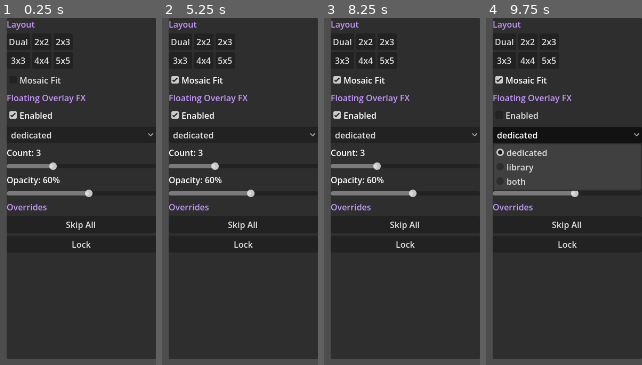
Above: before the commit, frames 1-4 (left to right).
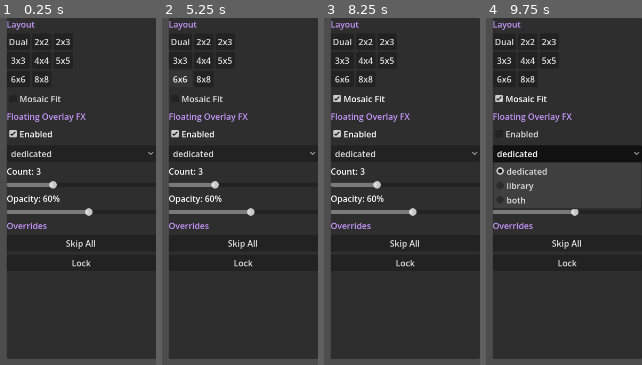
Above: after the commit, the same moments.

Repository: Aidinch69/MediaMixer
Game: Godot game, scene res://main.tscn
Same seed, same stepped clock (60 frames per second), same inputs: the game is played once before the commit and once after it.
Inputs (mouse positions are in pixels of both pictures, inside the frame that each line leads up to):
- Up to frame 1 (0.25 s): no input
- Up to frame 2 (5.25 s): click "Dual" at 0.5 s; click "2x2" at 1.25 s; click "2x3" at 2 s; click "3x3" at 2.75 s; click "4x4" at 3.5 s; click "5x5" at 4.25 s; click (180, 80) at 5 s, where only the run after the commit has a clickable "6x6"
- Up to frame 3 (8.25 s): click (366, 80) at 5.75 s, where only the run after the commit has a clickable "8x8"; click "Skip All" at 6.5 s; click "Skip All" at 7.25 s; click "Mosaic Fit" at 8 s
- Up to frame 4 (9.75 s): click "Enabled" at 8.75 s; click "dedicated" at 9.5 s

The runs differ from the first frame. In frame 1, 7.0% of the frame differs, in the area x 4-99%, y 16-72%; in frame 2, 7.0%; in frame 3, 7.1%; in frame 4, 14%, in the area x 4-100%, y 16-72%.

Commit message:
Add 6x6/8x8 layout presets, parallelize Godot's transcode queue
Was mid-stress-test (pushing past 5x5 to see how far the Godot client
could scale) when the decision was made to step back to the browser
version instead rather than continue down the native/Godot path -
keeping these as accurate history since they're real, working changes,
not because the Godot direction is the active one right now.

mediamixer/config.py: added grid6x6 (36 tiles) and grid8x8 (64 tiles)
layout presets. Pure additive data, no existing behavior changed -
default_layout stays "dual". These are available to any viewer
(browser included) via /api/layout?mode=grid6x6|grid8x8 even without
dashboard.js UI buttons for them yet.

godot_client/scripts/media_cache.gd: transcode queue now runs up to
MAX_WORKERS=4 concurrent ffmpeg processes instead of one at a time.
Unlike mediamixer/proxy.py's deliberately-serial executor (which
shares a process with live mpv decode it can't afford to starve), this
transcode work runs in a separate ffmpeg process from Godot's own
Theora playback, so there's real CPU headroom on a 16-core machine to
parallelize populating a large grid's worth of distinct clips.

godot_client/scripts/settings_panel.gd: added layout buttons for the
two new presets.

Co-Authored-By: Claude Sonnet 5 <noreply@anthropic.com>

Diff:
--- a/godot_client/scripts/media_cache.gd
+++ b/godot_client/scripts/media_cache.gd
@@ -7,10 +7,15 @@
 ## the existing low-res .proxy.mp4 (already generated by mediamixer.proxy
 ## for dense grids) over the full-res original, since it's already small
 ## and fast to re-encode; only scales down full-res originals that don't
-## have a proxy yet. One transcode at a time, same CPU-contention
-## rationale as mediamixer/proxy.py's single-worker executor.
+## have a proxy yet. Several transcodes run concurrently (MAX_WORKERS) -
+## unlike mediamixer/proxy.py's deliberately-serial executor (which is
+## competing with live mpv decode on the same process), playback here is
+## cheap Theora software decode in a separate process from this encode
+## work, so there's real headroom to parallelize popluating a large grid
+## (6x6, 8x8) without starving anything.
 
 const CACHE_SUBDIR := "theora_cache"
+const MAX_WORKERS := 4
 
 var _media_root: String
 var _proxy_root: String
@@ -18,7 +23,7 @@
 var _cache_root: String
 var _ffmpeg_path: String = ""
 var _queue: Array = []
-var _processing := false
+var _active_workers := 0
 var _ready_paths: Dictionary = {}
 
 
@@ -98,7 +103,7 @@
 
 
 func _process_queue() -> void:
-	if _processing or _queue.is_empty():
+	if _active_workers >= MAX_WORKERS or _queue.is_empty():
 		return
 	if _ffmpeg_path == "":
 		var job = _queue.pop_front()
@@ -106,17 +111,17 @@
 			job.callback.call("")
 		_process_queue()
 		return
-	_processing = true
 	var job = _queue.pop_front()
 	var src := _resolve_source(job.base, job.rel_path)
 	if src.path == "":
-		_processing = false
 		if job.callback.is_valid():
 			job.callback.call("")
 		_process_queue()
 		return
+	_active_workers += 1
 	var thread := Thread.new()
 	thread.start(_transcode_worker.bind(src.path, src.full_res, job, thread))
+	_process_queue()
 
 
 func _transcode_worker(source: String, full_res: bool, job: Dictionary, thread: Thread) -> void:
@@ -140,7 +145,7 @@
 
 func _on_transcode_done(job: Dictionary, ok: bool, thread: Thread) -> void:
 	thread.wait_to_finish()
-	_processing = false
+	_active_workers -= 1
 	if ok:
 		_ready_paths[job.key] = job.cache_path
 	# The tile/floater that requested this clip may have been freed in the
--- a/godot_client/scripts/settings_panel.gd
+++ b/godot_client/scripts/settings_panel.gd
@@ -6,7 +6,8 @@
 ## interactivity loop first.
 
 const LAYOUTS := [["dual", "Dual"], ["grid2x2", "2x2"], ["grid2x3", "2x3"],
-	["grid3x3", "3x3"], ["grid4x4", "4x4"], ["grid5x5", "5x5"]]
+	["grid3x3", "3x3"], ["grid4x4", "4x4"], ["grid5x5", "5x5"],
+	["grid6x6", "6x6"], ["grid8x8", "8x8"]]
 const SOURCES := ["dedicated", "library", "both"]
 
 var main: Node
Not shown, changed: mediamixer/config.py
